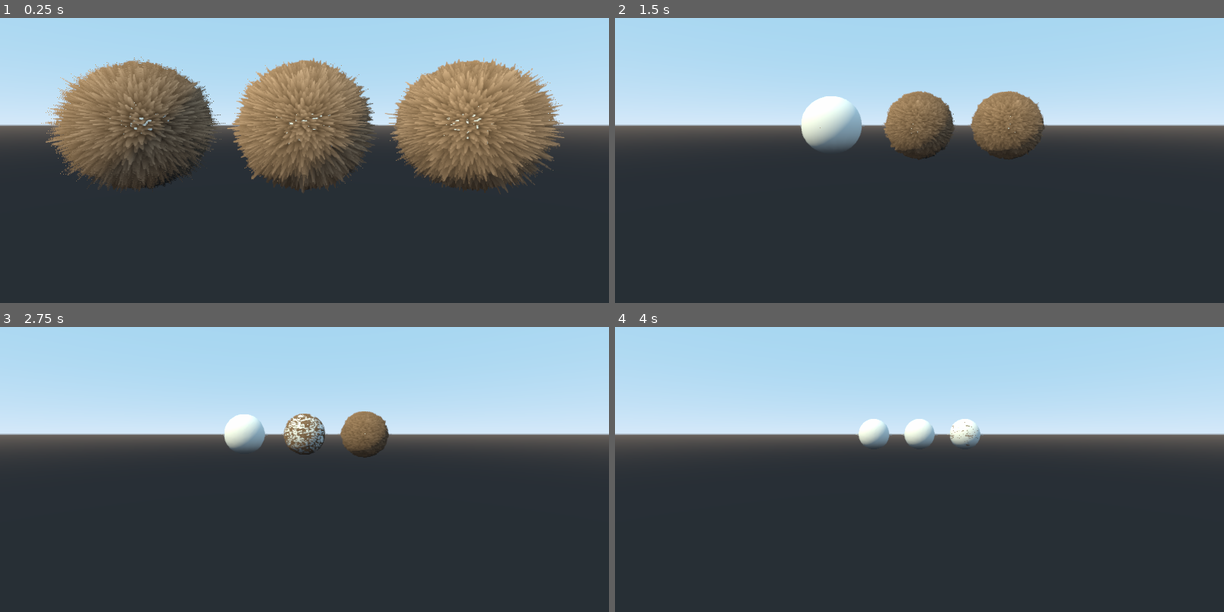
Above: before the commit, frames 1-4 (two rows, left to right).
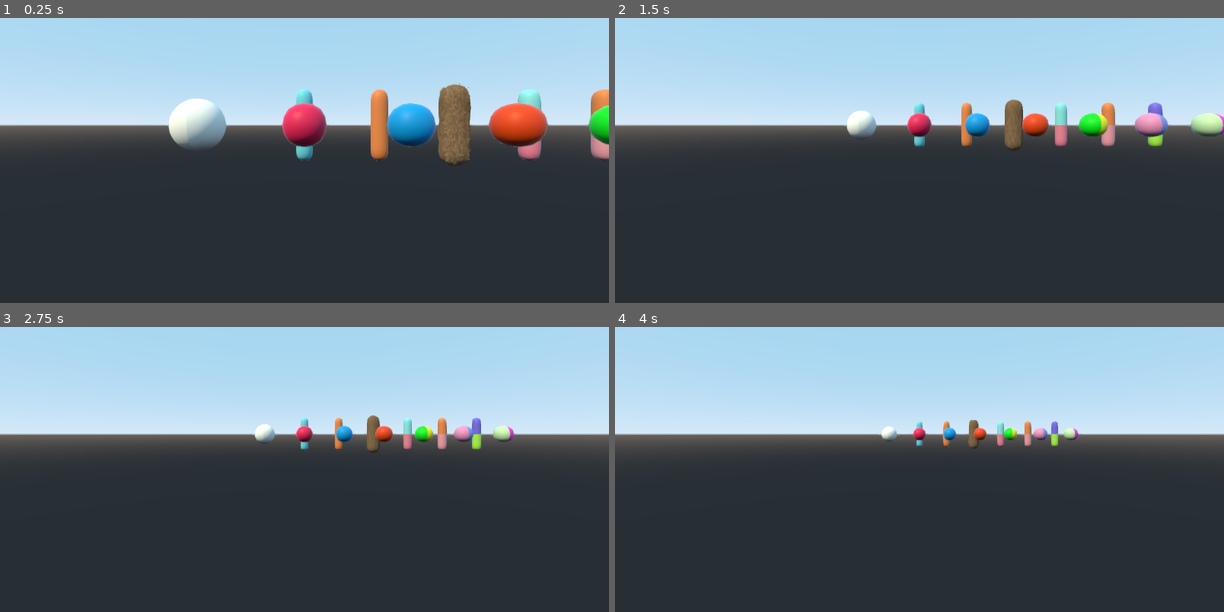
Above: after the commit, the same moments.

Repository: Arnklit/ShellFurGodot
Game: Godot game, scene res://test_assets/test_suite.tscn
The game is run twice, just before and just after one commit, with the same random seed, the same clock (stepped at 60 frames per second) and the same inputs. The project has no main scene, so this scene is started directly.
Inputs:
- Up to frame 1 (0.25 s): no input
- Up to frame 2 (1.5 s): no input
- Up to frame 3 (2.75 s): no input
- Up to frame 4 (4 s): no input

The runs differ from the first frame. In frame 1, 26% of the frame differs, in the area x 6-100%, y 13-62%; in frame 2, 7.1%; in frame 3, 3.2%; in frame 4, 1.8%.

Commit message:
fix: fixes to readme

Diff:
--- a/test_assets/sample_scene.tscn
+++ b/test_assets/sample_scene.tscn
@@ -1,6 +1,6 @@
 [gd_scene load_steps=11 format=2]
 
-[ext_resource path="res://addons/shell_fur/noise_patterns/very_fine.png" type="Texture" id=1]
+[ext_resource path="res://test_assets/textures/voronoi_even.png" type="Texture" id=1]
 [ext_resource path="res://addons/shell_fur/shell_fur_manager.gd" type="Script" id=2]
 [ext_resource path="res://test_assets/sub_fur_scene.tscn" type="PackedScene" id=3]
 
@@ -98,9 +98,9 @@
 shader_type = 0
 custom_shader = null
 layers = 40
-pattern_selector = 0
+pattern_selector = 5
 pattern_texture = ExtResource( 1 )
-pattern_uv_scale = 14.329
+pattern_uv_scale = 10.0
 cast_shadow = true
 mat_transmission = Color( 0.3, 0.3, 0.3, 1 )
 mat_ao = 1.0
@@ -109,21 +109,21 @@
 mat_albedo_color = Transform( 0.43, 0.78, 0, 0.35, 0.63, 0, 0.29, 0.52, 0, 0, 0, 0 )
 mat_albedo_uv_scale = Vector3( 1, 1, 0 )
 mat_albedo_texture = null
-mat_shape_length = 0.378
-mat_shape_length_rand = 0.273
-mat_shape_density = 0.484
-mat_shape_thickness_base = 0.75
-mat_shape_thickness_tip = 0.3
+mat_shape_length = 0.3
+mat_shape_length_rand = 0.0
+mat_shape_density = 1.0
+mat_shape_thickness_base = 0.602
+mat_shape_thickness_tip = 0.039
 mat_shape_thickness_rand = 0.0
 mat_shape_growth = 1.0
 mat_shape_growth_rand = 0.0
 mat_shape_ldtg_uv_scale = Vector3( 1, 1, 0 )
 mat_shape_ldtg_texture = null
 physics_custom_physics_pivot = NodePath("")
-physics_gravity = 0.1
+physics_gravity = 0.773
 physics_spring = 4.0
 physics_damping = 0.1
-physics_wind_strength = 0.634
+physics_wind_strength = 0.0
 physics_wind_speed = 1.0
 physics_wind_scale = 1.0
 physics_wind_angle = 83.894
--- a/test_assets/test_suite.tscn
+++ b/test_assets/test_suite.tscn
@@ -64,7 +64,6 @@
 }
 
 [node name="Part 1 - Apply and Tranfer" type="Spatial" parent="."]
-visible = false
 
 [node name="Case 1 - Apply Fur" type="Node" parent="Part 1 - Apply and Tranfer"]
 __meta__ = {
@@ -250,6 +249,7 @@
 material/0 = null
 
 [node name="Part 3 - LOD" type="Spatial" parent="."]
+visible = false
 
 [node name="Case 9 - LOD" type="Node" parent="Part 3 - LOD"]
 __meta__ = {
Binary file added: test_assets/textures/voronoi_even.png
Not shown, added: test_assets/textures/voronoi_even.png.import
Not shown, changed: test_assets/textures/voronoi_wide.png.import
Not shown, changed: tests/results.xml
Not shown, changed: LICENSE.md
Not shown, changed: README.md
